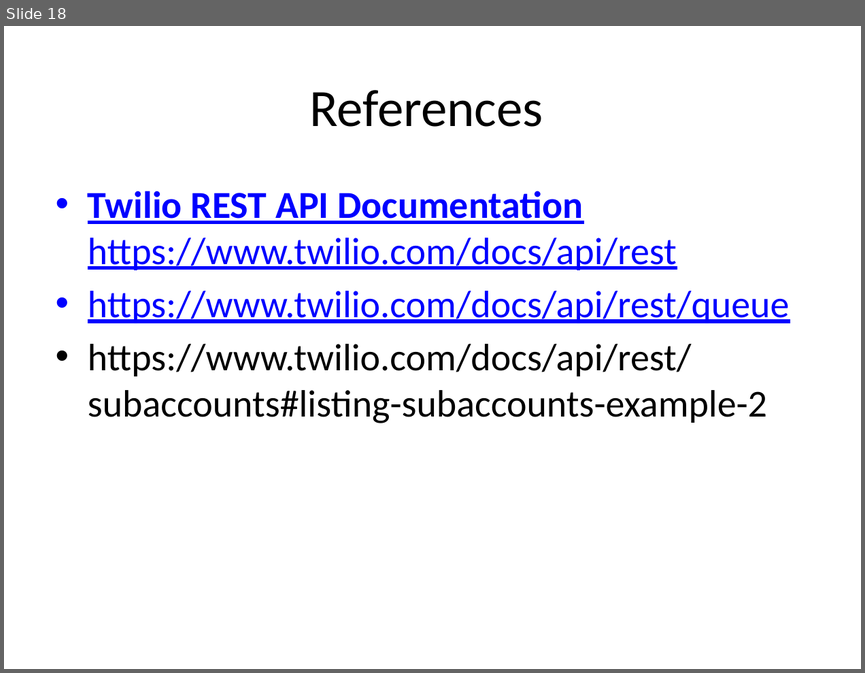
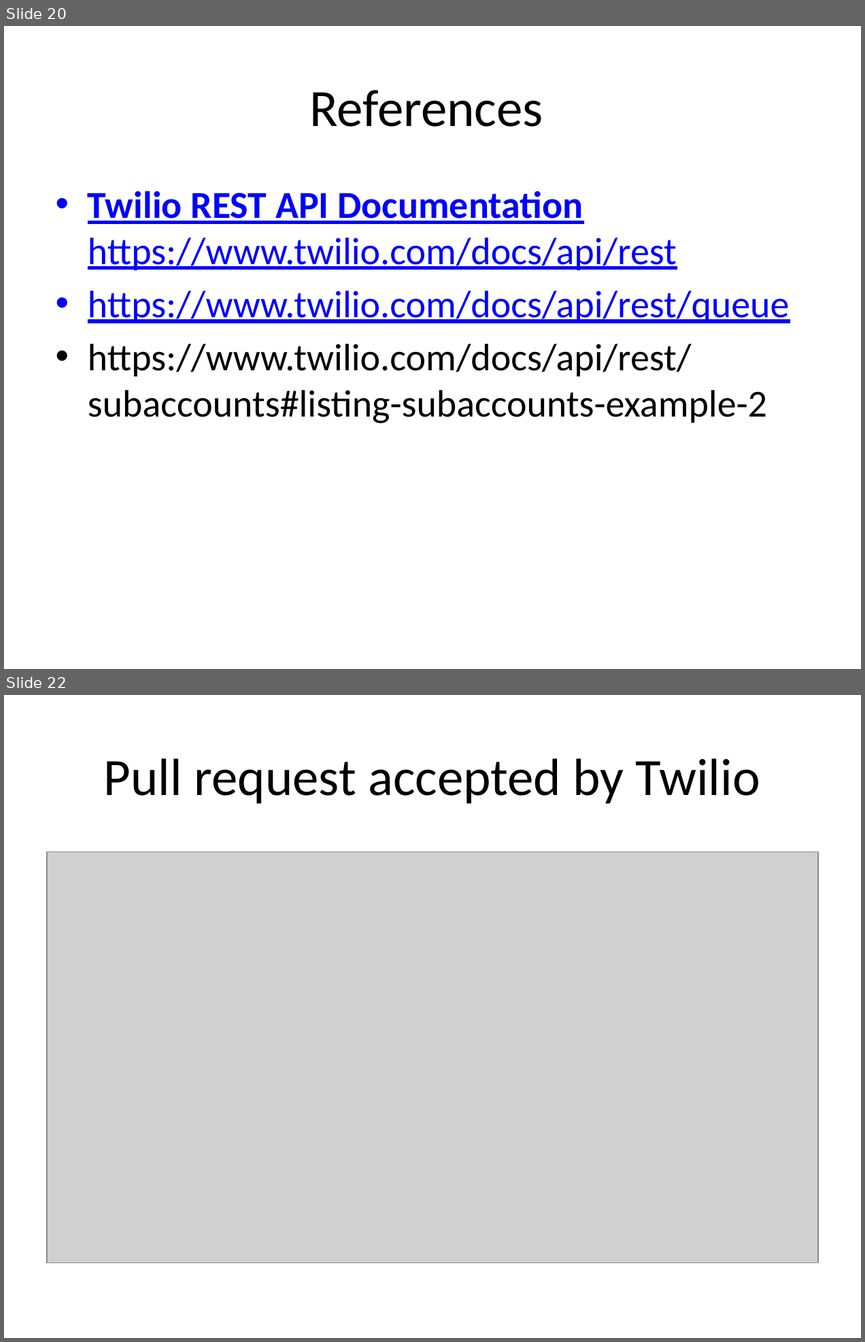
Before and after one commit to manouchehr/SOEN691_AZIZI, a slide deck: ClassWorkReports/Twilio_sharpBugFixing .pptx. Shown one above the other, each under a label of ours: slide 18 before the commit, slides 20 and 22 after it; the slides between them are not shown. The pictures are 865x673 and 865x1342 pixels, drawn with LibreOffice and Linux fonts; fonts in the diff are those of the drawing; grey boxes stand for pictures. Boxes give left, top, right and bottom in pixels: in the first picture for what was removed or moved away, otherwise in the second. Text is boxed around its words. In the diff, an @@ line names an element or a change of style, - is before the commit and + after.

```diff
--- a/ClassWorkReports/Twilio_sharpBugFixing .pptx
+++ b/ClassWorkReports/Twilio_sharpBugFixing .pptx
@@ slide 22 added at [4,695,861,1338], background #FFFFFF @@
@@ title added at [104,758,760,804], 44 pt, text #000000 @@
+Pull request accepted by Twilio
@@ picture added at [47,852,818,1263] @@
@@ what was slide 18 is now slide 20 @@
```
Also in this commit, not shown: 3 other slides added, 1 other file.
